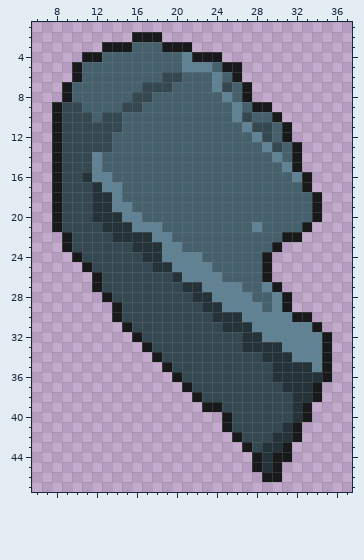
A pixel-art sprite gets an edit: Art/items/Hearth_Stone_UI_desc.png. That is the earlier state.
The file is 48x48 pixels. Shown: x 6..37, y 1..47.
And afterwards:
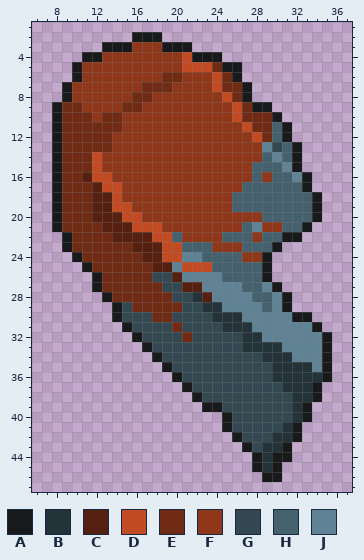
Palette (. is transparent): A #17191a  B #243339  C #562010  D #c24b24  E #702b14  F #8e371a  G #344852  H #46616e  J #5f8394
What changed:
@@ x 6..37 @@
  2 ..........AAA...................
- 3 .......AAAHHHAAA................
- 4 .....AAHHHHHHHHJAAA.............
- 5 ....AHHHHHHHHHHJJJHAA...........
- 6 ....AHHHHHHHHGGHHHJHA...........
- 7 ...AHHHHHHHGGGHHHHJGHA..........
- 8 ...AHHHHHHGGHHHHHHHJHA..........
- 9 ..AGGHHHHGGHHHHHHHHHJHAA........
-10 ..AGGGHGGHHHHHHHHHHHJGHHA.......
-11 ..AGGGGGGHHHHHHHHHHHHJGGHA......
-12 ..AGGGGGHHHHHHHHHHHHHHJGHA......
-13 ..AGGGGGHHHHHHHHHHHHHHHJGHA.....
-14 ..AGGGJHHHHHHHHHHHHHHHHHJHA.....
-15 ..AGGGJHHHHHHHHHHHHHHHHHHJA.....
-16 ..AGGBJJHHHHHHHHHHHHHHHHHHJA....
-17 ..AGGGBJJHHHHHHHHHHHHHHHHHHA....
-18 ..AGGGBBJHHHHHHHHHHHHHHHHHHHA...
-19 ..AGGGBBJJHHHHHHHHHHHHHHHHHHA...
-20 ..AGGGBBBJJHHHHHHHHHHHHHHHHHA...
-21 ..AGGGGBBBJJJHHHHHHHHHJHHHHA....
-22 ...AGGGGBBBBJJHHHHHHHHHHHAA.....
-23 ...AGGGGGGBBBJJHHHHHHHHHA.......
-24 ....AGGGGGGBBJJJJHHHHHHA........
-25 .....AGGGGGGBBJJJJHHHHHA........
-26 ......AGGGGGGGBJJJJHHHHA........
-27 ......AGGGGGGGGBBJJJJHHJA.......
-28 .......AGGGGGGGGBBJJJJHHJA......
-29 ........AGGGGGGGGBBJJJJHJA......
-30 ........AGGGGGGGGGBBBJJJJJAA....
-31 .........AGGGGGGGGGBBBJJJJJJA...
-32 ..........AGGGGGGGGGGBBJJJJJJA..
+ 3 .......AAAFFFAAA................
+ 4 .....AAFFFFFFFFDAAA.............
+ 5 ....AFFFFFFFFFFDDDEAA...........
+ 6 ....AFFFFFFFFEEFFFDEA...........
+ 7 ...AFFFFFFFEEEFFFFDEEA..........
+ 8 ...AFFFFFFEEFFFFFFFDEA..........
+ 9 ..AEEFFFFEEFFFFFFFFFDEAA........
+10 ..AEEEFEEFFFFFFFFFFFDEEEA.......
+11 ..AEEEEEEFFFFFFFFFFFFDEEHA......
+12 ..AEEEEEFFFFFFFFFFFFFFDEHA......
+13 ..AEEEEEFFFFFFFFFFFFFFFJGHA.....
+14 ..AEEEDFFFFFFFFFFFFFFFFHJHA.....
+15 ..AEEEDFFFFFFFFFFFFFFFHHHJA.....
+16 ..AEECDDFFFFFFFFFFFFFFHFHHJA....
+17 ..AEEECDDFFFFFFFFFFFFHHHHHHA....
+18 ..AEEECCDFFFFFFFFFFFHHHHHHHHA...
+19 ..AEEECCDDFFFFFFFFFFHHHHHHHHA...
+20 ..AEEECCCDDFFFFFFFFFFFFHHHHHA...
+21 ..AEEEECCCDDDFFFFFFFFHJFFHHA....
+22 ...AEEEECCCCDDHFFFFHHHFHHAA.....
+23 ...AEEEEEECCCDDHHHFFFHHHA.......
+24 ....AEEEEEECCDDJJHHHHFFA........
+25 .....AEEEEEECCJDDDHHHHHA........
+26 ......AEEEEEGGCJJJJHHHHA........
+27 ......AEEEEEEGGCCJJJJHHJA.......
+28 .......AEEEEEEGGBCJJJJHHJA......
+29 ........AGEEEEEGGBBJJJJHJA......
+30 ........AGGGEEGGGGBBBJJJJJAA....
+31 .........AGGGGEGGGGBBBJJJJJJA...
+32 ..........AGGGGEGGGGGBBJJJJJJA..
 33 ...........AGGGGGGGGGBBBBJJJJA..
